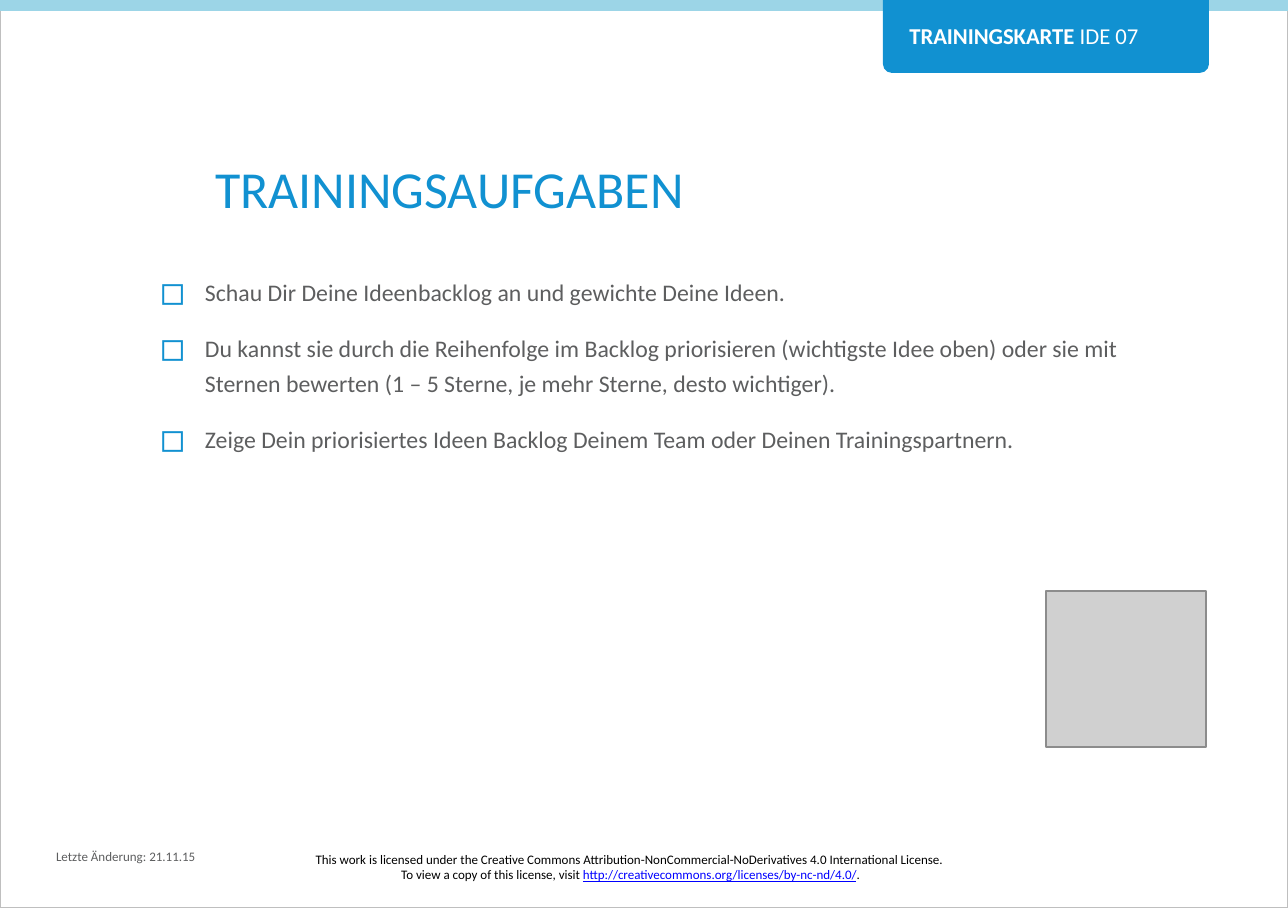
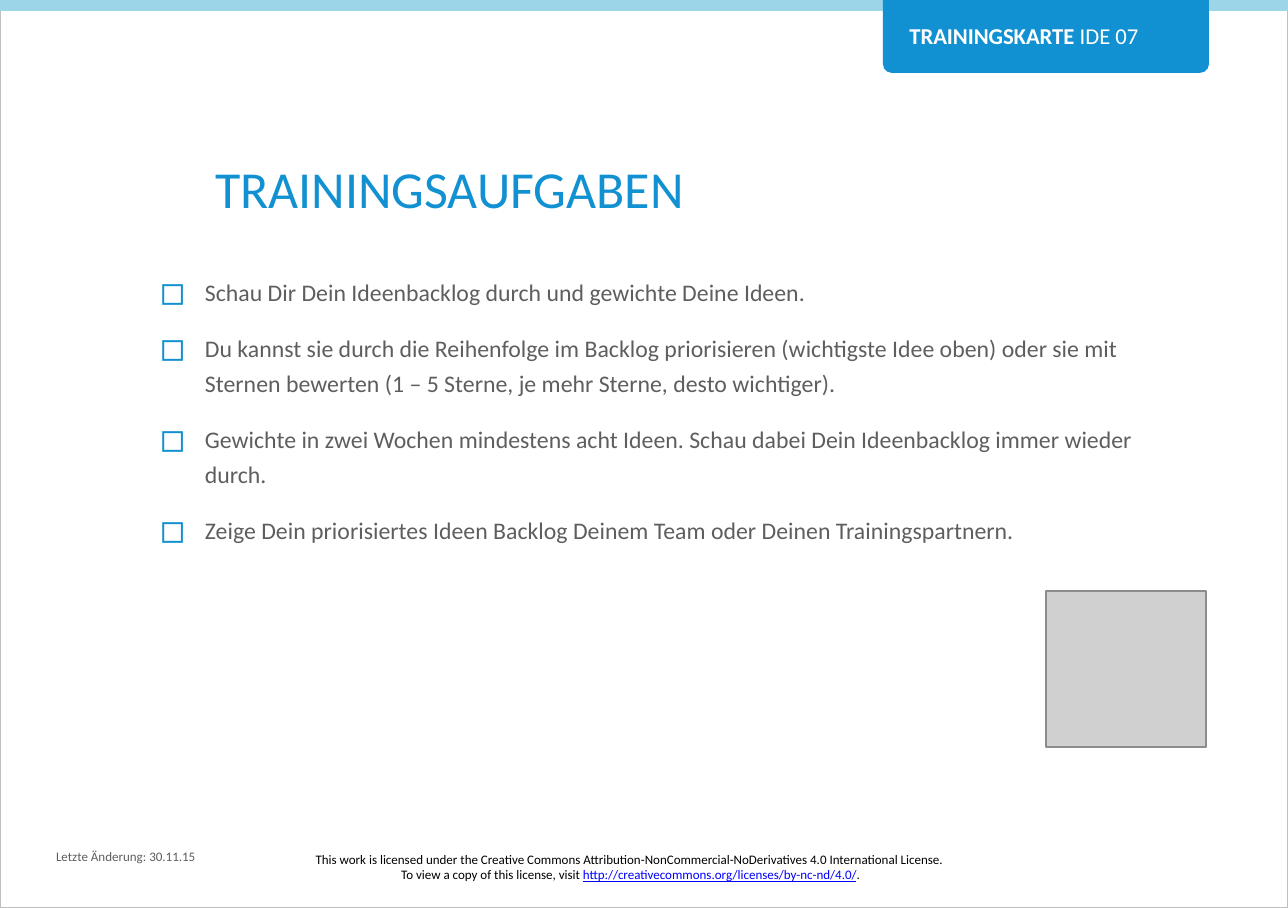
Before and after one commit to Teamtool/training-materials, a slide deck: slide 2 of training-cards/agile moves/Ideas (IDE)/ger/apprentice/ger_IDE_07_Ideen_priorisieren_AM_A.pptx. Drawn at 1288x908 pixels with LibreOffice and Linux fonts; fonts in the diff are those of the drawing; grey boxes stand for pictures; background and template pictures are left out. Boxes give left, top, right and bottom in pixels: in the first picture for what was removed or moved away, otherwise in the second. Text is boxed around its words. In the diff, an @@ line names an element or a change of style, - is before the commit and + after.

```diff
--- a/training-cards/agile moves/Ideas (IDE)/ger/apprentice/ger_IDE_07_Ideen_priorisieren_AM_A.pptx
+++ b/training-cards/agile moves/Ideas (IDE)/ger/apprentice/ger_IDE_07_Ideen_priorisieren_AM_A.pptx
@@ text at (x1=205, y1=284, x2=805, y2=305): text changed @@
-◻ Schau Dir Deine Ideenbacklog an und gewichte Deine Ideen.
+◻ Schau Dir Dein Ideenbacklog durch und gewichte Deine Ideen.
@@ text at (x1=205, y1=431, x2=1132, y2=483): paragraph added @@
+◻ Gewichte in zwei Wochen mindestens acht Ideen. Schau dabei Dein Ideenbacklog immer wieder durch.
@@ text at (x1=56, y1=850, x2=195, y2=863): text changed @@
-Letzte Änderung: 21.11.15
+Letzte Änderung: 30.11.15
```
Also in this commit, not shown: 1 other file.
